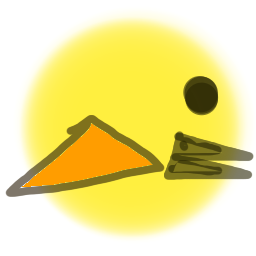
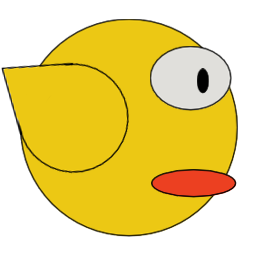
Revision of a layered 256×256 image; what changed, layer by layer:
removed layer "Capa de pintura 2" over (x1=1, y1=64, x2=192, y2=242)
removed layer "Capa de pintura 1" over (x1=1, y1=8, x2=255, y2=242)
added layer "Wing" above "Pupil" over (x1=1, y1=39, x2=141, y2=231)
added layer "Pupil" above "Eye" over (x1=135, y1=68, x2=255, y2=132)
added layer "Eye" above "Lips" over (x1=133, y1=11, x2=255, y2=139)
added layer "Lips" above "Body" over (x1=124, y1=138, x2=252, y2=202)
added layer "Body" over (x1=1, y1=8, x2=252, y2=242)
